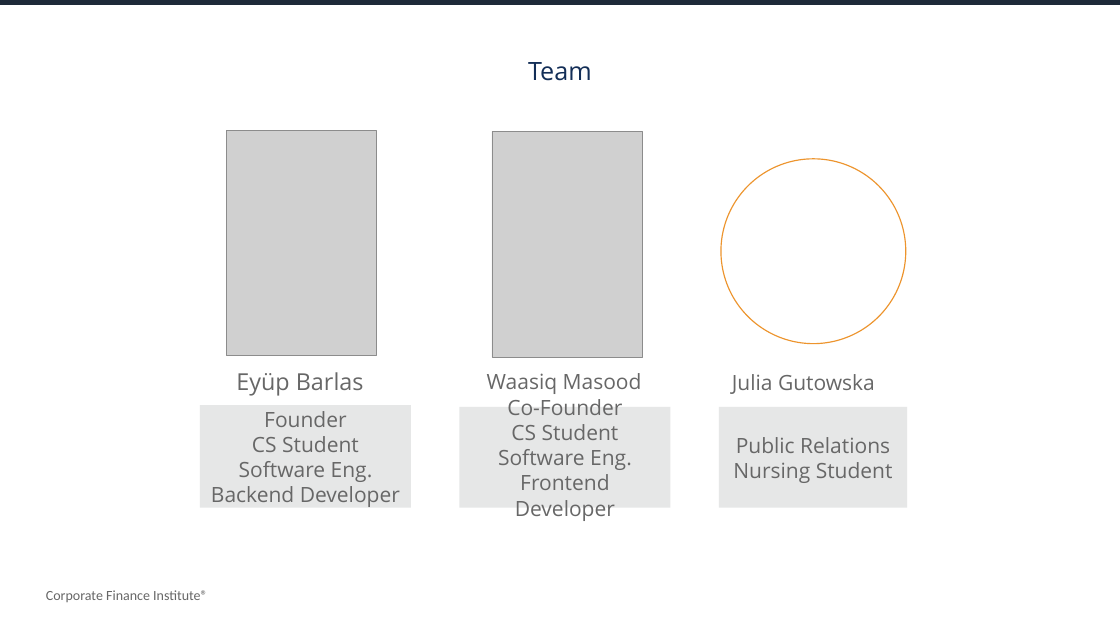
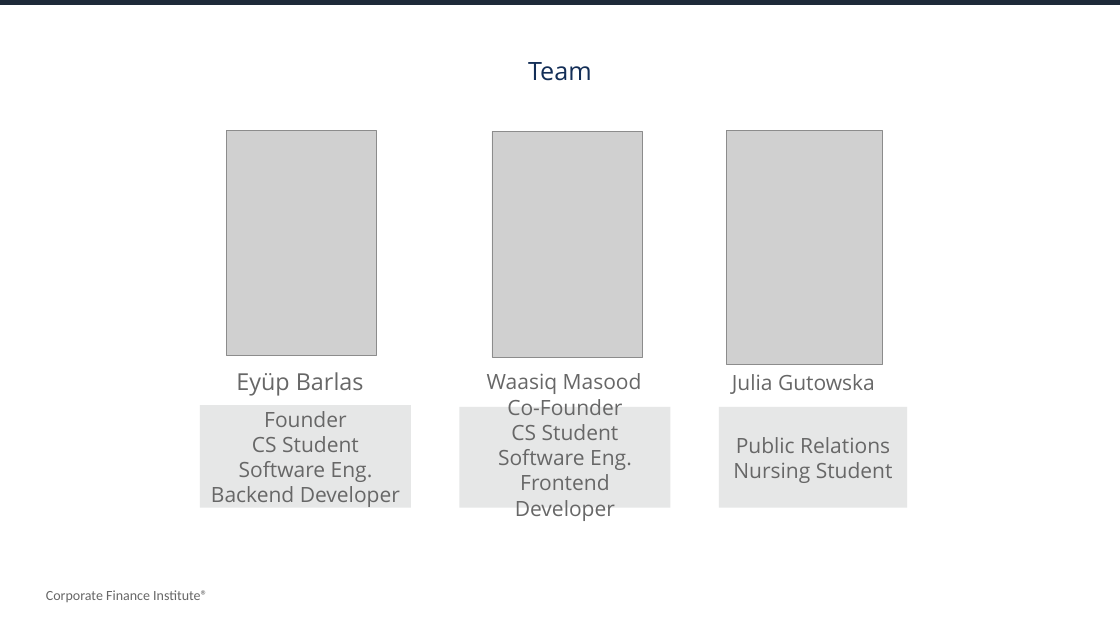
Before and after one commit to eyupbarlas/KeyFinder, a slide deck: slide 2 of Presentation/KeyFinder Proposal.pptx. Drawn at 1120x630 pixels with LibreOffice and Linux fonts; fonts in the diff are those of the drawing; grey boxes stand for pictures. Boxes give left, top, right and bottom in pixels: in the first picture for what was removed or moved away, otherwise in the second. Text is boxed around its words. In the diff, an @@ line names an element or a change of style, - is before the commit and + after.

```diff
--- a/Presentation/KeyFinder Proposal.pptx
+++ b/Presentation/KeyFinder Proposal.pptx
@@ picture added at box(727, 131, 883, 365) @@
@@ ellipse removed at box(721, 159, 906, 344) @@
```
